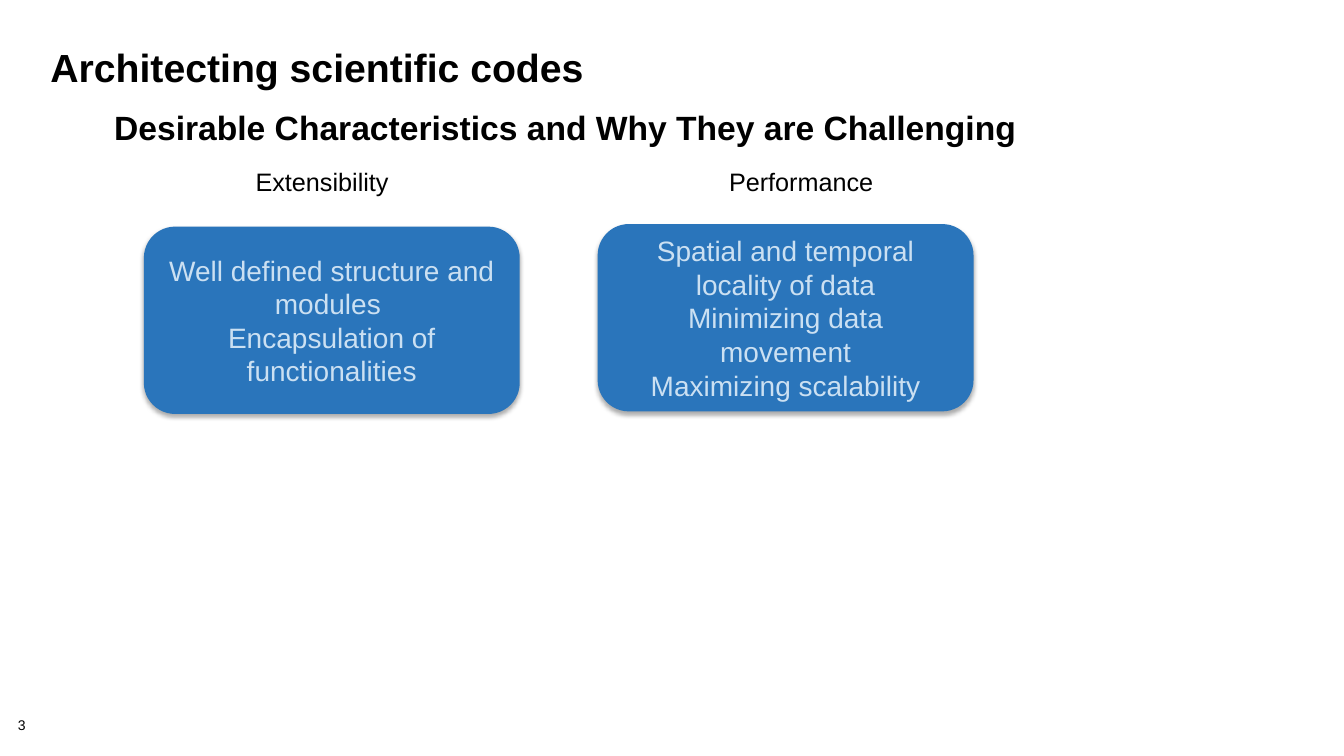
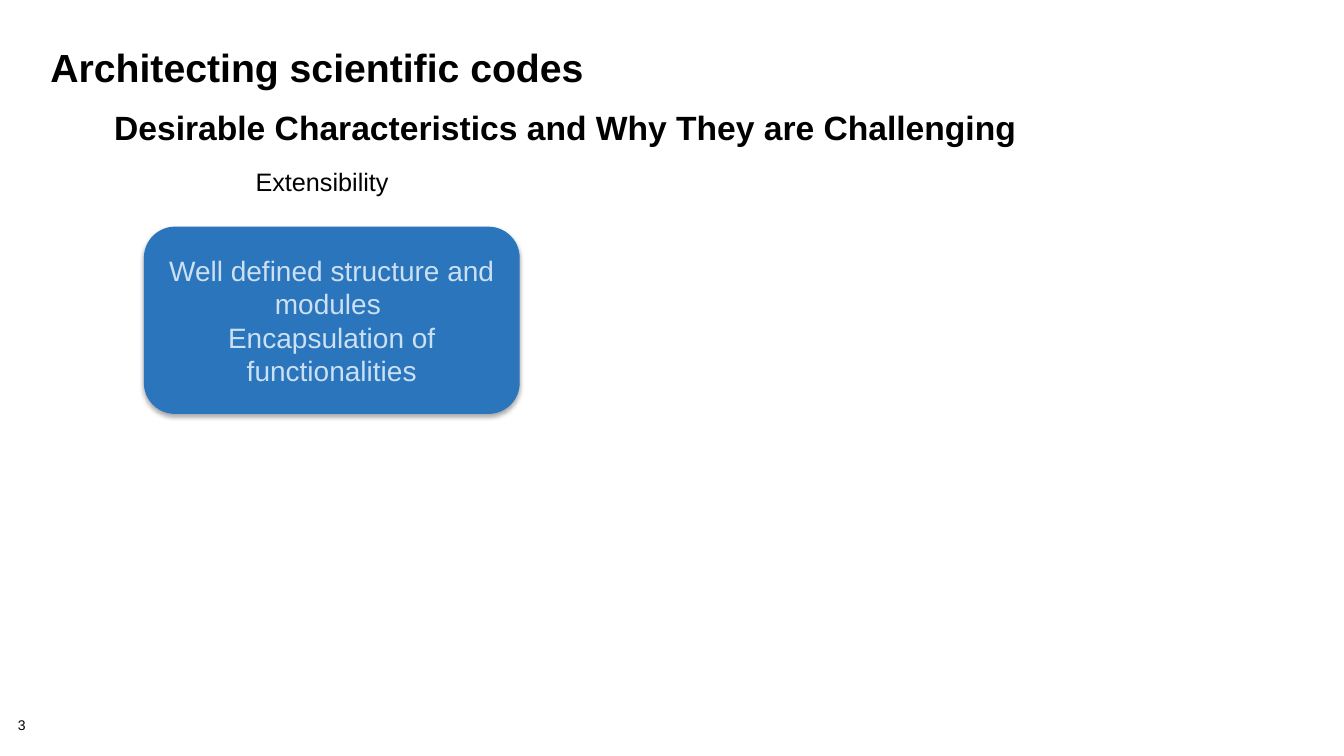
Before and after one commit to betterscientificsoftware/bssw-tutorial, a slide deck: slide 3 of presentations/04-design.pptx. Drawn at 1344x756 pixels with LibreOffice and Linux fonts; fonts in the diff are those of the drawing; background and template pictures are left out. Boxes give left, top, right and bottom in pixels: in the first picture for what was removed or moved away, otherwise in the second. Text is boxed around its words. In the diff, an @@ line names an element or a change of style, - is before the commit and + after.

```diff
--- a/presentations/04-design.pptx
+++ b/presentations/04-design.pptx
@@ text removed at <box>729,172,873,192</box> @@
-Performance
@@ rounded rectangle removed at <box>598,224,974,411</box> @@
-Spatial and temporal locality of data
-Minimizing data movement
-Maximizing scalability
```
Also in this commit, not shown: 11 other slides changed, 6 slides added, 6 slides removed, 2 other files.
